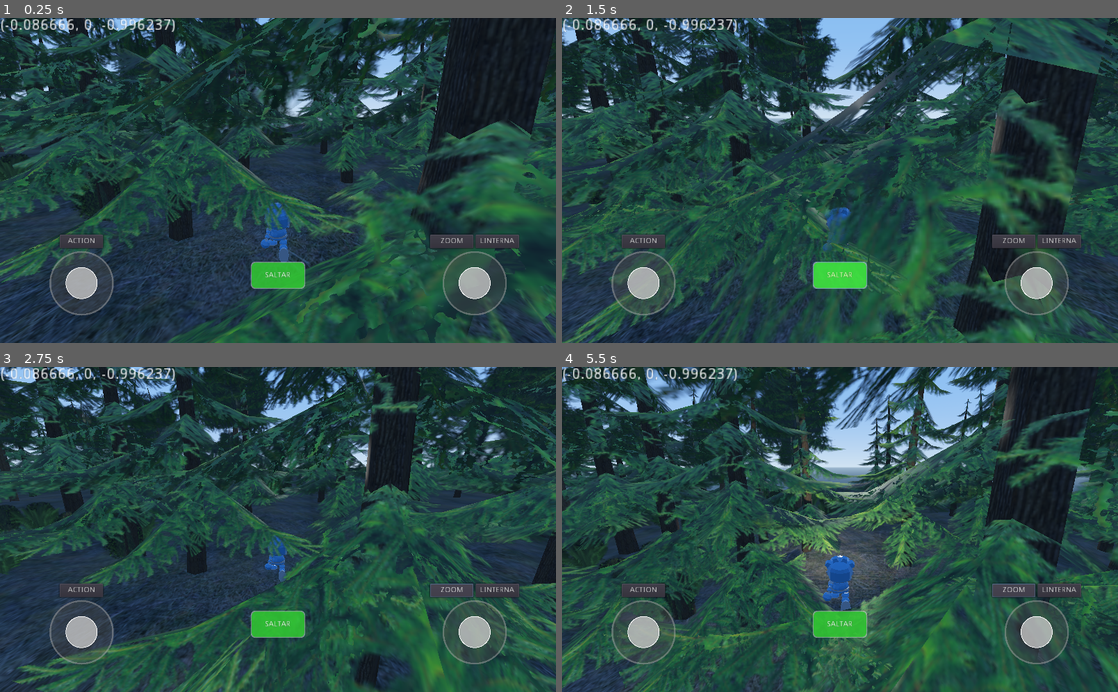
Above: before the commit, frames 1-4 (two rows, left to right).
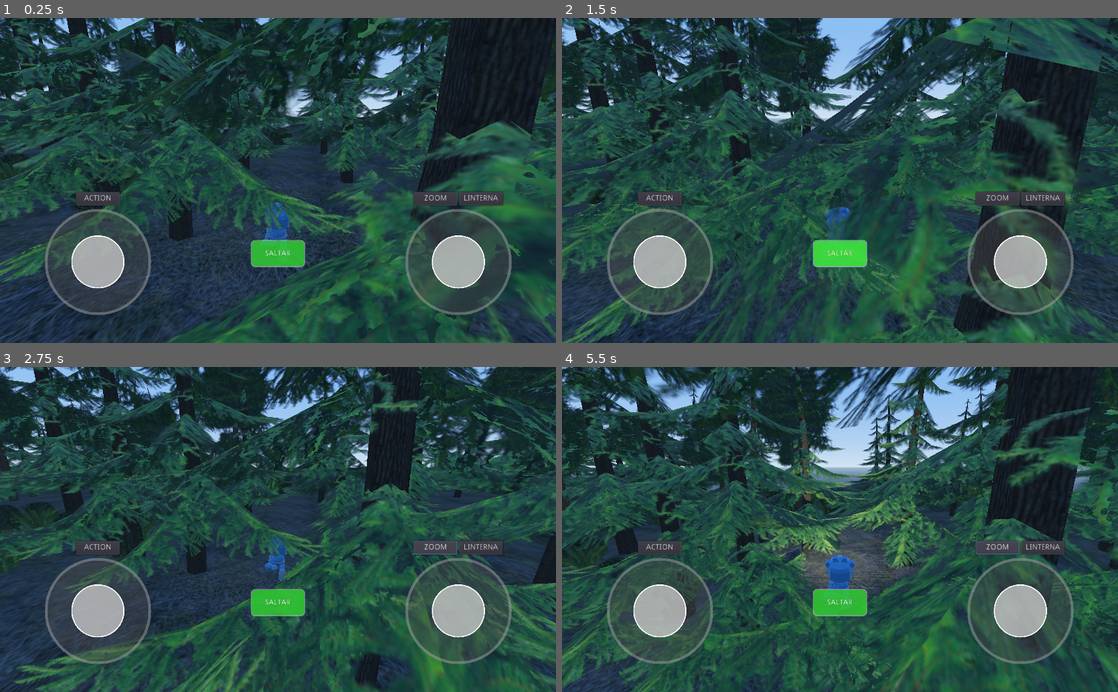
Above: after the commit, the same moments.

Repository: Pachodev77/godot1
Game: Godot game, scene res://escena/mapa_test.tscn
Two runs of this game, one before a commit and one after it. Both use one fixed random seed, a clock stepped at 60 frames per second and the inputs below.
Inputs:
- Up to frame 1 (0.25 s): no input
- Up to frame 2 (1.5 s): click "ACTION" at 0.5 s; click "SALTAR" at 1.25 s
- Up to frame 3 (2.75 s): click "ZOOM" at 2 s
- Up to frame 4 (5.5 s): click "LINTERNA" at 2.75 s; click "ACTION" at 3.5 s; click "SALTAR" at 4.25 s; click "ZOOM" at 5 s

The runs differ from the first frame. In frame 1, 7.4% of the frame differs, in the area x 0-100%, y 0-92%; in frame 2, 11%; in frame 3, 10%; in frame 4, 12%, in the area x 0-100%, y 0-100%.

Commit message:
optimizacion 1

Diff:
--- a/escena/Control.tscn
+++ b/escena/Control.tscn
@@ -71,7 +71,7 @@
 [node name="MoveJoystickContainer" type="VBoxContainer" parent="MarginContainer/VBoxContainer/HBoxContainer"]
 margin_right = 200.0
 margin_bottom = 150.0
-rect_min_size = Vector2( 200, 150 )
+rect_min_size = Vector2( 260, 200 )
 
 [node name="ButtonContainer" type="HBoxContainer" parent="MarginContainer/VBoxContainer/HBoxContainer/MoveJoystickContainer"]
 margin_right = 200.0
@@ -91,7 +91,7 @@
 margin_top = 29.0
 margin_right = 200.0
 margin_bottom = 150.0
-rect_min_size = Vector2( 200, 121 )
+rect_min_size = Vector2( 260, 200 )
 size_flags_vertical = 3
 
 [node name="CenterSpacer" type="Control" parent="MarginContainer/VBoxContainer/HBoxContainer"]
@@ -130,7 +130,7 @@
 margin_left = 724.0
 margin_right = 924.0
 margin_bottom = 150.0
-rect_min_size = Vector2( 200, 150 )
+rect_min_size = Vector2( 260, 200 )
 
 [node name="ButtonContainer" type="HBoxContainer" parent="MarginContainer/VBoxContainer/HBoxContainer/CameraJoystickContainer"]
 margin_right = 200.0
@@ -157,5 +157,5 @@
 margin_top = 29.0
 margin_right = 200.0
 margin_bottom = 150.0
-rect_min_size = Vector2( 200, 121 )
+rect_min_size = Vector2( 260, 200 )
 size_flags_vertical = 3
--- a/script/day_night_cycle.gd
+++ b/script/day_night_cycle.gd
@@ -12,6 +12,13 @@
 
 var sky: ProceduralSky
 
+# Cache para optimización
+var cached_sun_height = 0.0
+var last_update_time = 0.0
+var update_interval = 0.016  # ~60 FPS
+var last_sky_phase = -1  # -1=noche, 0=amanecer, 1=día, 2=atardecer
+var last_sun_color = Color(1.0, 1.0, 1.0)
+
 func _ready():
 	time_of_day = start_time
 	if environment and environment.environment and environment.environment.background_sky:
@@ -22,47 +29,83 @@
 	if time_of_day >= 1.0:
 		time_of_day -= 1.0
 
-	update_sun_position()
-	update_lighting()
-	update_sky_color()
-	update_stars()
+	last_update_time += delta
+
+	# Actualizar solo cada update_interval para reducir carga
+	if last_update_time >= update_interval:
+		cached_sun_height = -cos(time_of_day * TAU)
+		update_sun_position()
+		update_lighting()
+		update_sky_color()
+		update_stars()
+		last_update_time = 0.0
 
 func update_sun_position():
-	var sun_angle = time_of_day * TAU
-	sun.rotation.x = sun_angle
+	var t = time_of_day * TAU
+	var altitude = asin(cached_sun_height)  # [-PI/2, PI/2]
+	var azimuth = t                  # [0, 2PI)
+
+	sun.rotation.x = altitude
+	sun.rotation.y = azimuth
+
+	if sky:
+		sky.sun_latitude = rad2deg(altitude)
+		sky.sun_longitude = rad2deg(azimuth)
 
 func update_lighting():
-	var sun_height = -cos(time_of_day * PI * 2.0)
-
-	if sun_height > 0.0:
-		var intensity = clamp(sun_height * 1.2, 0.0, 1.0)
-		sun.light_energy = intensity
-		sun.visible = true
+	if cached_sun_height > 0.0:
+		var intensity = clamp(cached_sun_height * 1.2, 0.0, 1.0)
+		if intensity != sun.light_energy:
+			sun.light_energy = intensity
+			sun.visible = true
 	else:
-		sun.light_energy = 0.0
-		sun.visible = false
-
-	var dawn_dusk_factor = 1.0 - abs(sun_height)
-	dawn_dusk_factor = pow(dawn_dusk_factor, 2.0)
+		if sun.light_energy != 0.0:
+			sun.light_energy = 0.0
+			sun.visible = false
 
 	if time_of_day > 0.2 and time_of_day < 0.3:
 		var t = (time_of_day - 0.2) / 0.1
-		sun.light_color = Color(1.0, 0.7 + t * 0.3, 0.5 + t * 0.5)
+		var new_color = Color(1.0, 0.7 + t * 0.3, 0.5 + t * 0.5)
+		if new_color != last_sun_color:
+			sun.light_color = new_color
+			last_sun_color = new_color
 	elif time_of_day > 0.7 and time_of_day < 0.8:
 		var t = (time_of_day - 0.7) / 0.1
-		sun.light_color = Color(1.0, 1.0 - t * 0.3, 1.0 - t * 0.5)
+		var new_color = Color(1.0, 1.0 - t * 0.3, 1.0 - t * 0.5)
+		if new_color != last_sun_color:
+			sun.light_color = new_color
+			last_sun_color = new_color
 	else:
 		sun.light_color = Color(1.0, 1.0, 1.0)
+
+	if sky:
+		sky.sun_energy = max(sun.light_energy, 0.0)
 
 func update_sky_color():
 	if not environment or not environment.environment or not sky:
 		return
 
 	var env = environment.environment
-	var sun_height = -cos(time_of_day * PI * 2.0)
+	var current_phase = -1
+
+	# Determinar fase actual
+	if cached_sun_height < -0.1:
+		current_phase = -1  # Noche
+	elif time_of_day >= 0.2 and time_of_day <= 0.3:
+		current_phase = 0  # Amanecer
+	elif cached_sun_height > 0.0:
+		current_phase = 1  # Día
+	elif time_of_day >= 0.7 and time_of_day <= 0.8:
+		current_phase = 2  # Atardecer
+
+	# Solo actualizar si cambió la fase
+	if current_phase == last_sky_phase and current_phase != 0 and current_phase != 2:
+		return
+
+	last_sky_phase = current_phase
 
 	# Noche
-	if sun_height < -0.1:
+	if cached_sun_height < -0.1:
 		sky.sky_top_color = Color(0.05, 0.05, 0.15)
 		sky.sky_horizon_color = Color(0.1, 0.1, 0.2)
 		sky.ground_bottom_color = Color(0.02, 0.02, 0.05)
@@ -81,7 +124,7 @@
 		env.ambient_light_energy = 0.3 + t * 0.5
 
 	# Día
-	elif sun_height > 0.0:
+	elif cached_sun_height > 0.0:
 		sky.sky_top_color = Color(0.4, 0.6, 0.9)
 		sky.sky_horizon_color = Color(0.7, 0.8, 0.9)
 		sky.ground_bottom_color = Color(0.2, 0.3, 0.4)
@@ -103,10 +146,8 @@
 	if not stars:
 		return
 
-	var sun_height = -cos(time_of_day * PI * 2.0)
-
-	if sun_height < -0.1:
-		var visibility = clamp((-sun_height - 0.1) / 0.3, 0.0, 1.0)
+	if cached_sun_height < -0.1:
+		var visibility = clamp((-cached_sun_height - 0.1) / 0.3, 0.0, 1.0)
 		stars.visible = true
 
 		if stars.material_override:
--- a/script/fix_forest_materials.gd
+++ b/script/fix_forest_materials.gd
@@ -1,37 +1,58 @@
 extends Spatial
+
+var nodes_to_process = []
+var current_index = 0
+var nodes_per_frame = 2  # Procesar solo 2 nodos por frame para evitar lag
 
 func _ready():
 	call_deferred("fix_materials_deferred")
 
 func fix_materials_deferred():
-	fix_materials(self)
+	collect_nodes(self)
+	if nodes_to_process.size() > 0:
+		set_process(true)
 
-func fix_materials(node):
+func collect_nodes(node):
 	if node is MeshInstance:
-		var should_collide = false
-		var mesh = node.mesh
-		if mesh != null:
-			for i in range(mesh.get_surface_count()):
-				var mat = mesh.surface_get_material(i)
-				if mat == null:
-					mat = node.get_surface_material(i)
-
-				if mat != null:
-					# Filtro de colisiones por nombre de material (Suelo y Troncos)
-					var mat_name = mat.resource_name
-					if "Floor" in mat_name or "Wood" in mat_name:
-						should_collide = true
-
-					if mat is SpatialMaterial:
-						if mat.flags_transparent:
-							mat.params_depth_draw_mode = SpatialMaterial.DEPTH_DRAW_ALPHA_OPAQUE_PREPASS
-							mat.params_cull_mode = SpatialMaterial.CULL_DISABLED
-
-							mesh.surface_set_material(i, mat)
-							node.set_surface_material(i, mat)
-
-		if should_collide:
-			node.create_trimesh_collision()
+		nodes_to_process.append(node)
 
 	for child in node.get_children():
-		fix_materials(child)
+		collect_nodes(child)
+
+func _process(delta):
+	var processed = 0
+	while current_index < nodes_to_process.size() and processed < nodes_per_frame:
+		var node = nodes_to_process[current_index]
+		if node and is_instance_valid(node):
+			process_mesh_node(node)
+		current_index += 1
+		processed += 1
+
+	if current_index >= nodes_to_process.size():
+		set_process(false)
+
+func process_mesh_node(node):
+	var should_collide = false
+	var mesh = node.mesh
+	if mesh != null:
+		for i in range(mesh.get_surface_count()):
+			var mat = mesh.surface_get_material(i)
+			if mat == null:
+				mat = node.get_surface_material(i)
+
+			if mat != null:
+				var mat_name = mat.resource_name
+				if "Floor" in mat_name or "Wood" in mat_name:
+					should_collide = true
+
+				if mat is SpatialMaterial:
+					if mat.flags_transparent:
+						var new_mat = mat.duplicate()
+						new_mat.params_depth_draw_mode = SpatialMaterial.DEPTH_DRAW_ALPHA_OPAQUE_PREPASS
+						new_mat.params_cull_mode = SpatialMaterial.CULL_DISABLED
+
+						mesh.surface_set_material(i, new_mat)
+						node.set_surface_material(i, new_mat)
+
+	if should_collide:
+		node.create_trimesh_collision()
--- a/script/joystick.gd
+++ b/script/joystick.gd
@@ -11,13 +11,22 @@
 onready var stick = $Stick
 
 var base_center = Vector2.ZERO
+var last_output = Vector2.ZERO
 
 func _ready():
+	call_deferred("_initialize")
+
+func _initialize():
+	yield(get_tree(), "idle_frame")
+	if not is_inside_tree():
+		return
 	base_center = rect_size / 2
-	stick.rect_position = base_center - stick.rect_size / 2
+	if stick:
+		stick.rect_position = base_center - stick.rect_size / 2
+	max_distance = min(rect_size.x, rect_size.y) * 0.35
 
 func _process(delta):
-	if is_pressed:
+	if is_pressed and max_distance > 0 and stick:
 		var mouse_pos = get_global_mouse_position()
 		var local_pos = mouse_pos - rect_global_position
 		var offset = local_pos - base_center
@@ -28,7 +37,18 @@
 		stick.rect_position = base_center + offset - stick.rect_size / 2
 
 		var output = offset / max_distance
-		emit_signal("joystick_updated", output)
+
+		# Solo emitir señal si el valor cambió significativamente
+		if output.distance_to(last_output) > 0.01:
+			emit_signal("joystick_updated", output)
+			last_output = output
+
+func _notification(what):
+	if what == NOTIFICATION_RESIZED:
+		base_center = rect_size / 2
+		if stick:
+			stick.rect_position = base_center - stick.rect_size / 2
+		max_distance = min(rect_size.x, rect_size.y) * 0.35
 
 func _gui_input(event):
 	var event_pos = Vector2.ZERO
@@ -62,5 +82,7 @@
 func _release_joystick():
 	is_pressed = false
 	touch_id = -1
-	stick.rect_position = base_center - stick.rect_size / 2
+	if stick:
+		stick.rect_position = base_center - stick.rect_size / 2
+	last_output = Vector2.ZERO
 	emit_signal("joystick_released")
--- a/script/jugador.gd
+++ b/script/jugador.gd
@@ -24,9 +24,9 @@
 var zoom_speed = 10.0
 
 func _physics_process(delta):
-	# Ajustar la posición de la cámara manualmente
-	if pivot and camera:
-		var target_pos = Vector3(0, 2.0, camera.transform.origin.z)  # Altura reducida a 2.0
+	# Ajustar la posición de la cámara manualmente (solo si es necesario)
+	if abs(camera.transform.origin.y - 2.0) > 0.01:
+		var target_pos = Vector3(0, 2.0, camera.transform.origin.z)
 		camera.transform.origin = camera.transform.origin.linear_interpolate(target_pos, 10.0 * delta)
 
 	var direction = Vector3.ZERO
@@ -42,9 +42,6 @@
 	right.y = 0
 	right = right.normalized()
 
-	$Label.text = str(forward)
-
-
 	# Joystick movement
 	if move_vector != Vector2.ZERO:
 		direction += forward * -move_vector.y
@@ -55,9 +52,9 @@
 	# Rotar solo el modelo del personaje hacia la dirección del movimiento (no el nodo principal)
 	if direction.length() > 0.1:
 		var target_rotation = atan2(direction.x, direction.z)
-		var current_model_rotation = $"3DGodotRobot".rotation.y
+		var current_model_rotation = robot_model.rotation.y
 		var angle_diff = fposmod(target_rotation - current_model_rotation + PI, TAU) - PI
-		$"3DGodotRobot".rotation.y += angle_diff * 0.15
+		robot_model.rotation.y += angle_diff * 0.15
 
 	# Movimiento horizontal
 	velocidad.x = direction.x * speed
@@ -92,7 +89,9 @@
 	else:
 		anim = "Jump"
 
-	$"3DGodotRobot/AnimationPlayer".play(anim)
+	# Solo cambiar animación si es diferente
+	if animation_player.current_animation != anim:
+		animation_player.play(anim)
 
 	# Joystick camera rotation (orbital)
 	if camera_vector != Vector2.ZERO:
@@ -104,11 +103,12 @@
 		camera_rotation_x = clamp(camera_rotation_x, deg2rad(max_look_down), deg2rad(max_look_up))
 		pivot.rotation.x = camera_rotation_x
 
-	# Camera zoom
+	# Camera zoom (solo actualizar si hay diferencia)
 	var target_distance = camera_zoom_distance if camera_zoomed_out else camera_default_distance
-	var current_distance = $Pivot/Camera.translation.z
-	var new_distance = lerp(current_distance, target_distance, zoom_speed * delta)
-	$Pivot/Camera.translation.z = new_distance
+	var current_distance = camera.translation.z
+	if abs(current_distance - target_distance) > 0.01:
+		var new_distance = lerp(current_distance, target_distance, zoom_speed * delta)
+		camera.translation.z = new_distance
 
 export var mouse_sensitivity : float = 0.003
 export var max_look_up : float = 25.0
@@ -117,6 +117,8 @@
 onready var pivot = $Pivot
 onready var camera = $Pivot/Camera
 onready var flashlight = $"3DGodotRobot/SpotLight"
+onready var robot_model = $"3DGodotRobot"
+onready var animation_player = $"3DGodotRobot/AnimationPlayer"
 
 var camera_rotation_x := 0.0
 
